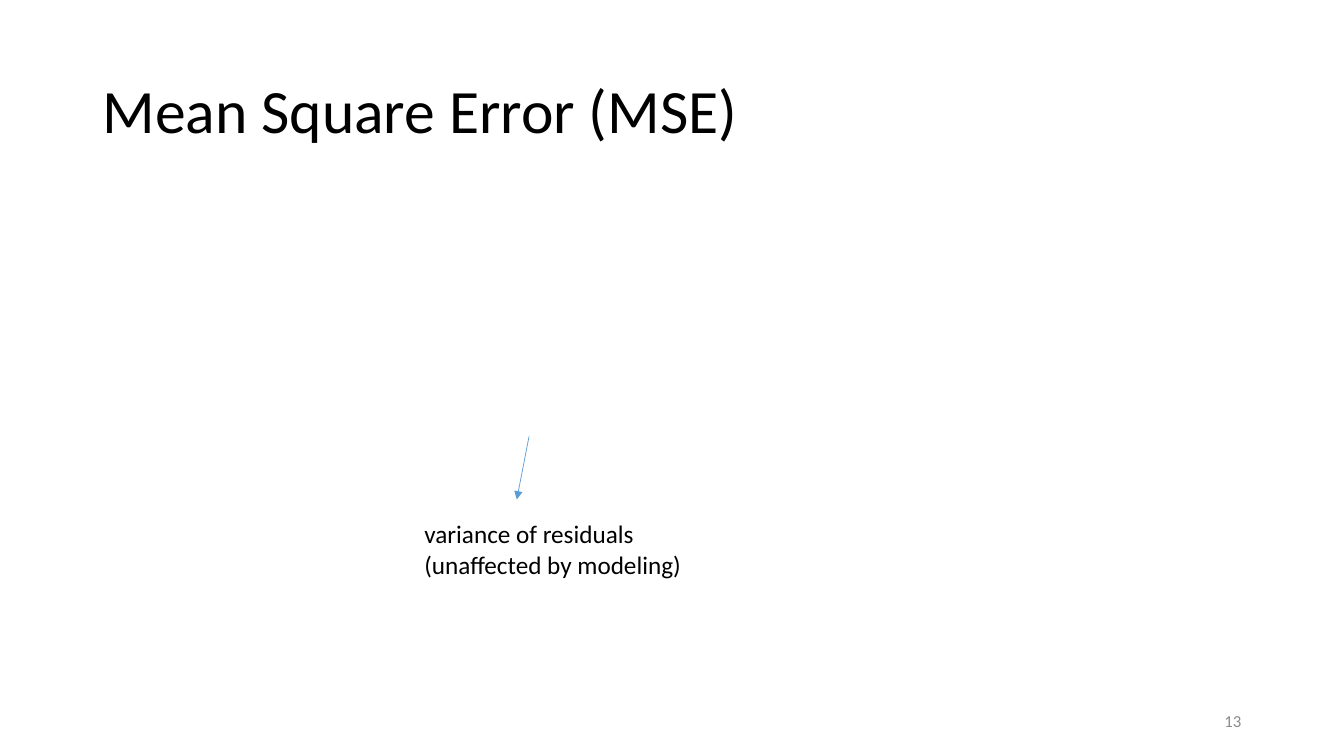
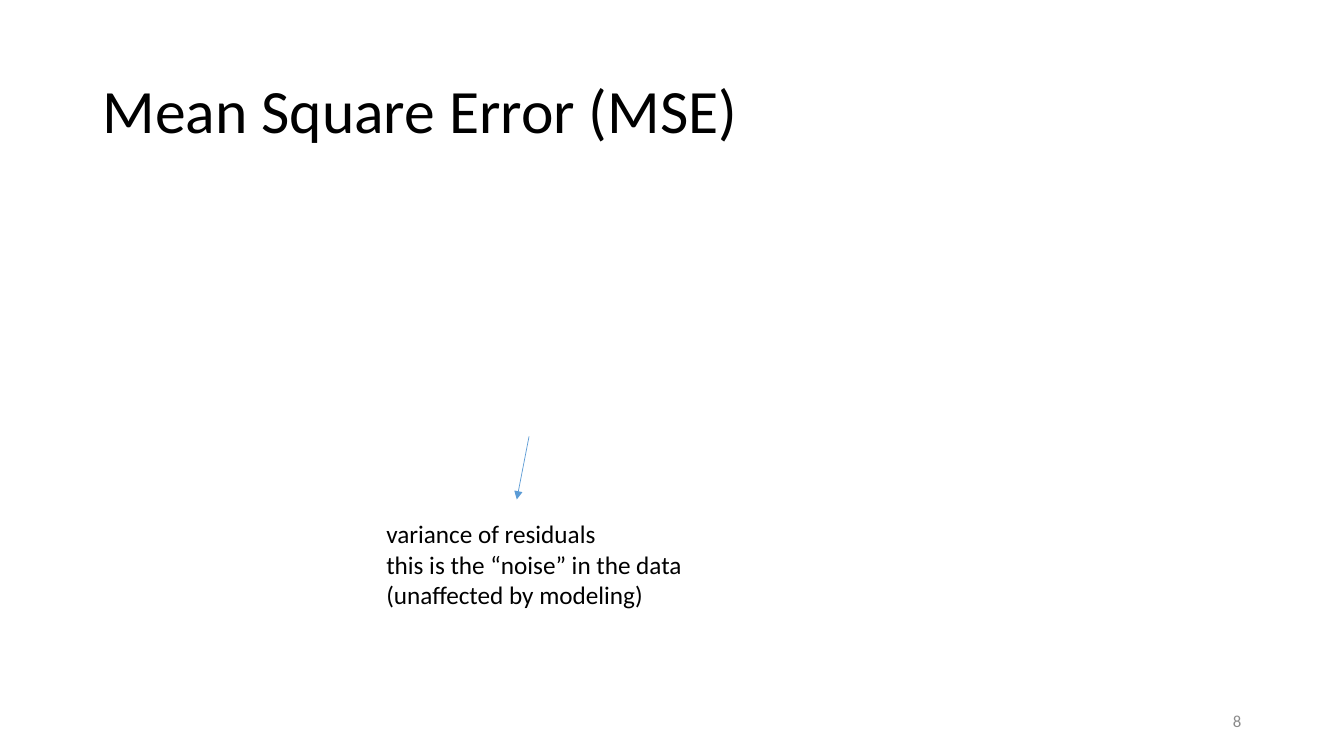
Before and after one commit to karlenaochoa/c4-ml-2020, a slide deck: slide 8 of slides/w2p1-bias-variance-resampling/w2p1.pptx (slide 13 before the commit). Drawn at 1344x756 pixels with LibreOffice and Linux fonts; fonts in the diff are those of the drawing; grey boxes stand for pictures. Boxes give left, top, right and bottom in pixels: in the first picture for what was removed or moved away, otherwise in the second. Text is boxed around its words. In the diff, an @@ line names an element or a change of style, - is before the commit and + after.

```diff
--- a/slides/w2p1-bias-variance-resampling/w2p1.pptx
+++ b/slides/w2p1-bias-variance-resampling/w2p1.pptx
@@ text "variance of residuals" moved from (x1=424, y1=525, x2=680, y2=579) to (x1=386, y1=525, x2=681, y2=609) @@
@@ text at (x1=386, y1=556, x2=681, y2=575): paragraph added @@
+this is the “noise” in the data
@@ page number at (x1=1233, y1=715, x2=1241, y2=727): text changed @@
-13
+8
```
Also in this commit, not shown: 26 other slides changed, 1 slide added, 3 slides removed.
